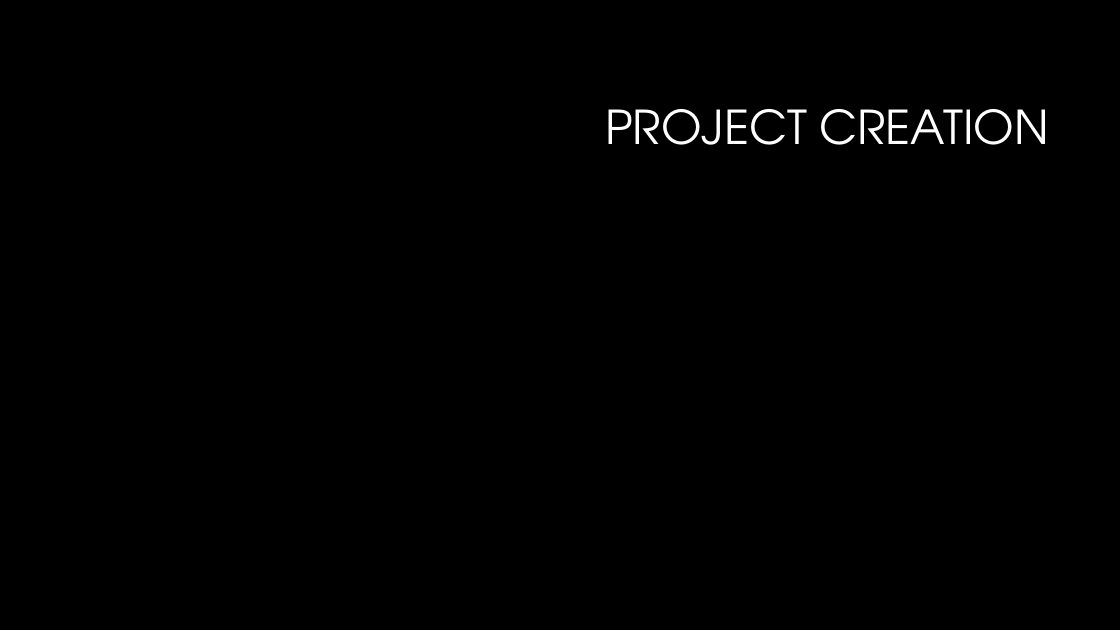
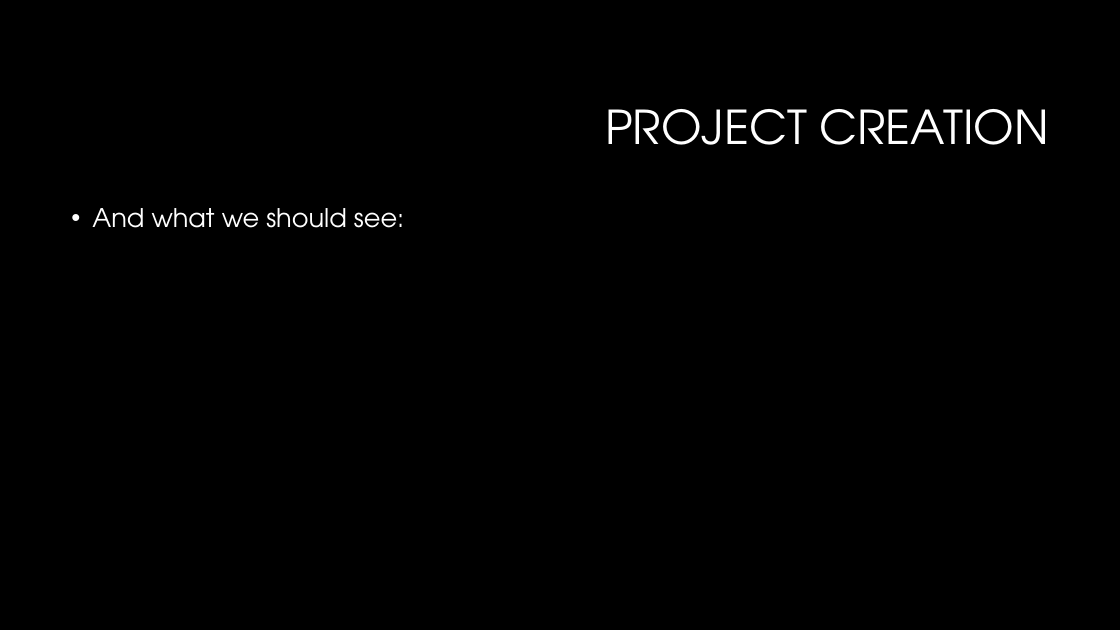
Before and after one commit to mjarzebkowski/AGH_ReactContainersPresentation, a slide deck: slide 8 of ReactContainers.pptx. Drawn at 1120x630 pixels with LibreOffice and Linux fonts; fonts in the diff are those of the drawing; background and template pictures are left out. Boxes give left, top, right and bottom in pixels: in the first picture for what was removed or moved away, otherwise in the second. Text is boxed around its words. In the diff, an @@ line names an element or a change of style, - is before the commit and + after.

```diff
--- a/ReactContainers.pptx
+++ b/ReactContainers.pptx
@@ text added at (x1=92, y1=208, x2=404, y2=228), 22 pt, text #FFFFFF @@
+• And what we should see:
```
Also in this commit, not shown: 4 other slides changed.
